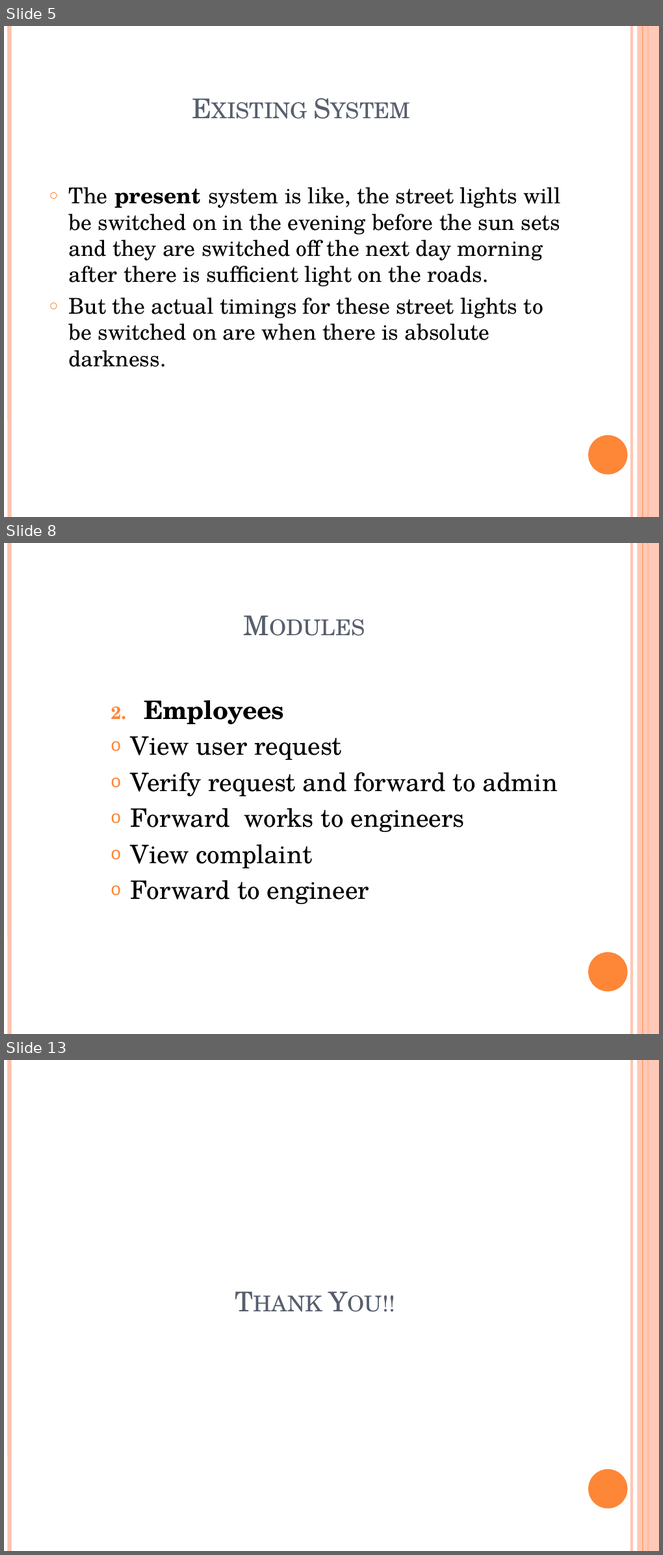
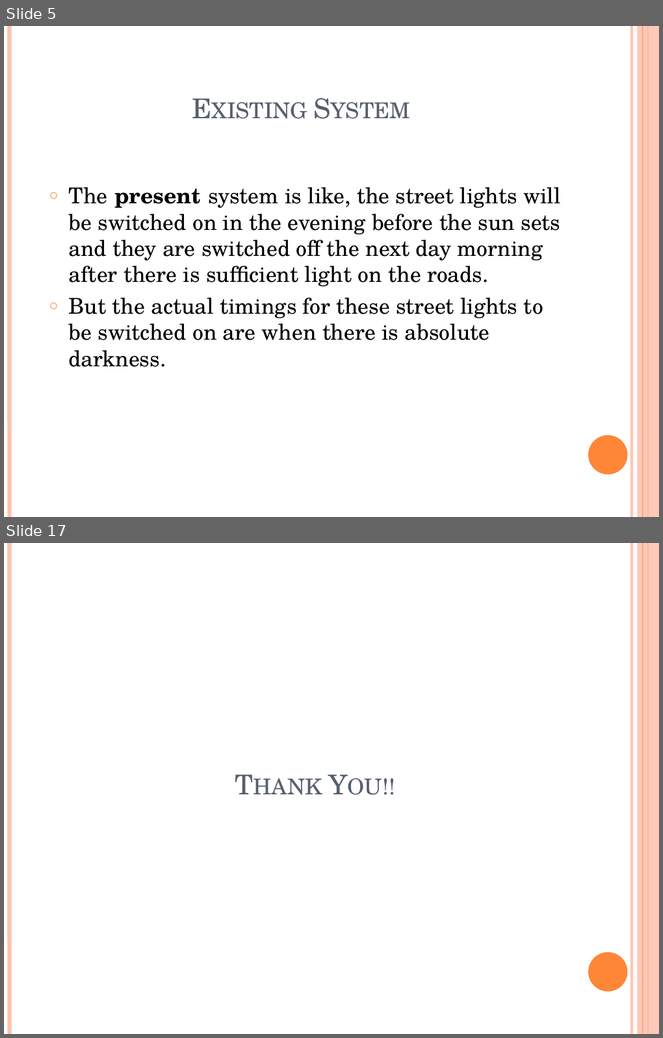
Before and after one commit to Devananda27200/MAIN_PROJECT_52, a slide deck: Street Lighting System with Intensity Control.pptm. Shown one above the other, each under a label of ours: slides 5, 8 and 13 before the commit, slides 5 and 17 after it; the slides between them are not shown. The pictures are 663x1555 and 663x1038 pixels, drawn with LibreOffice and Linux fonts; fonts in the diff are those of the drawing. Boxes give left, top, right and bottom in pixels: in the first picture for what was removed or moved away, otherwise in the second. Text is boxed around its words. In the diff, an @@ line names an element or a change of style, - is before the commit and + after.

```diff
--- a/Street Lighting System with Intensity Control.pptm
+++ b/Street Lighting System with Intensity Control.pptm
@@ slide 8 removed at (4, 543, 659, 1034), background #FFFFFF; not listed: 6 template elements that a slide beside it also shows @@
@@ title removed at (36, 563, 572, 644) @@
-Modules
@@ text removed at (131, 700, 558, 904) @@
-2. Employees
-o View user request
-o Verify request and forward to admin
-o Forward works to engineers
-o View complaint
-o Forward to engineer
@@ what was slide 13 is now slide 17 @@
```
Also in this commit, not shown: 4 slides changed, 8 slides added, 3 other slides removed.
